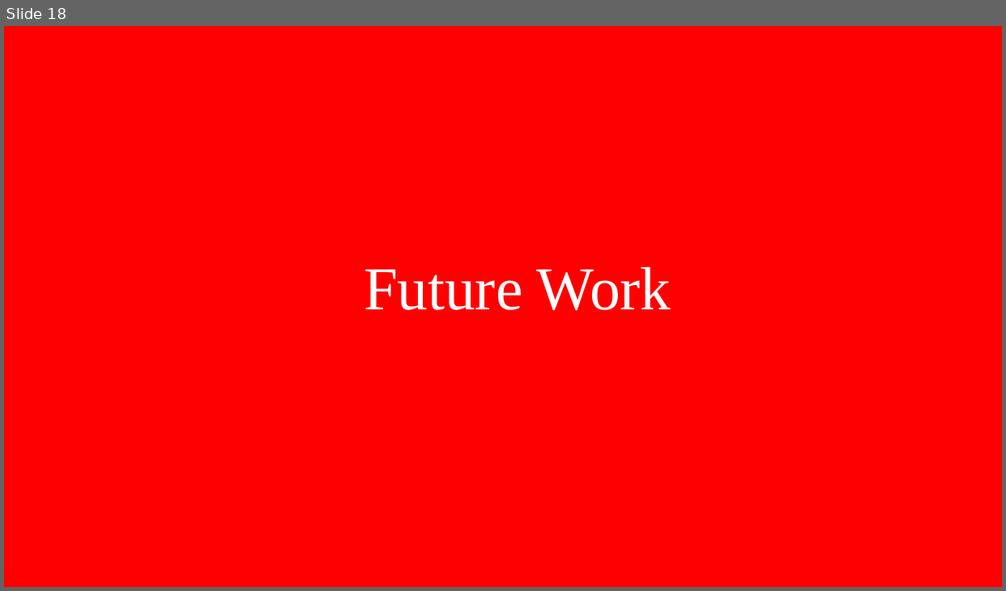
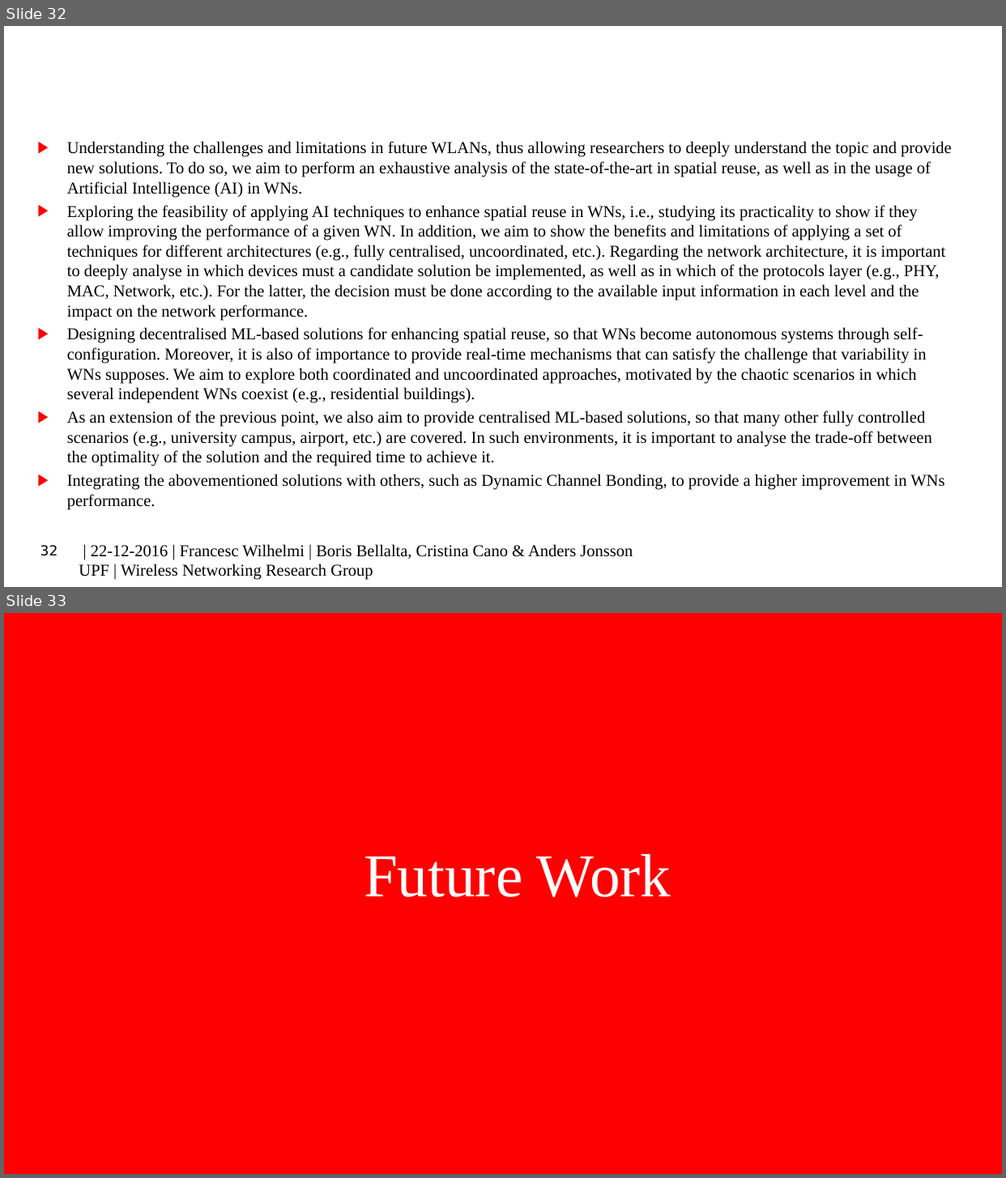
Before and after one commit to BelmY/thesis_proposal, a slide deck: Presentation/thesis_proposal.pptx. Shown one above the other, each under a label of ours: slide 18 before the commit, slides 32 and 33 after it. The pictures are 1006x591 and 1006x1178 pixels, drawn with LibreOffice and Linux fonts; fonts in the diff are those of the drawing; background and template pictures are left out. Boxes give left, top, right and bottom in pixels: in the first picture for what was removed or moved away, otherwise in the second. Text is boxed around its words. In the diff, an @@ line names an element or a change of style, - is before the commit and + after.

Commit message:
Reviewed version (Boris)

```diff
--- a/Presentation/thesis_proposal.pptx
+++ b/Presentation/thesis_proposal.pptx
@@ slide 32 added at bbox=[4, 26, 1002, 587], background #FFFFFF @@
@@ text added at bbox=[67, 141, 952, 510], 12 pt, text #000000 @@
+▶ Understanding the challenges and limitations in future WLANs, thus allowing researchers to deeply understand the topic and provide new solutions. To do so, we aim to perform an exhaustive analysis of the state-of-the-art in spatial reuse, as well as in the usage of Artificial Intelligence (AI) in WNs.
+▶ Exploring the feasibility of applying AI techniques to enhance spatial reuse in WNs, i.e., studying its practicality to show if they allow improving the performance of a given WN. In addition, we aim to show the benefits and limitations of applying a set of techniques for different architectures (e.g., fully centralised, uncoordinated, etc.). Regarding the network architecture, it is important to deeply analyse in which devices must a candidate solution be implemented, as well as in which of the protocols layer (e.g., PHY, MAC, Network, etc.). For the latter, the decision must be done according to the available input information in each level and the impact on the network performance.
+▶ Designing decentralised ML-based solutions for enhancing spatial reuse, so that WNs become autonomous systems through self-configuration. Moreover, it is also of importance to provide real-time mechanisms that can satisfy the challenge that variability in WNs supposes. We aim to explore both coordinated and uncoordinated approaches, motivated by the chaotic scenarios in which several independent WNs coexist (e.g., residential buildings).
+▶ As an extension of the previous point, we also aim to provide centralised ML-based solutions, so that many other fully controlled scenarios (e.g., university campus, airport, etc.) are covered. In such environments, it is important to analyse the trade-off between the optimality of the solution and the required time to achieve it.
+▶ Integrating the abovementioned solutions with others, such as Dynamic Channel Bonding, to provide a higher improvement in WNs performance.
@@ page number added at bbox=[40, 545, 58, 557], 10 pt, text #000000 @@
+32
@@ text added at bbox=[79, 544, 633, 580], 12 pt, text #000000 @@
+| 22-12-2016 | Francesc Wilhelmi | Boris Bellalta, Cristina Cano & Anders Jonsson
+UPF | Wireless Networking Research Group
@@ what was slide 18 is now slide 33 @@
```
Also in this commit, not shown: 4 slides changed, 25 other slides added, 11 slides removed, 27 other files.
